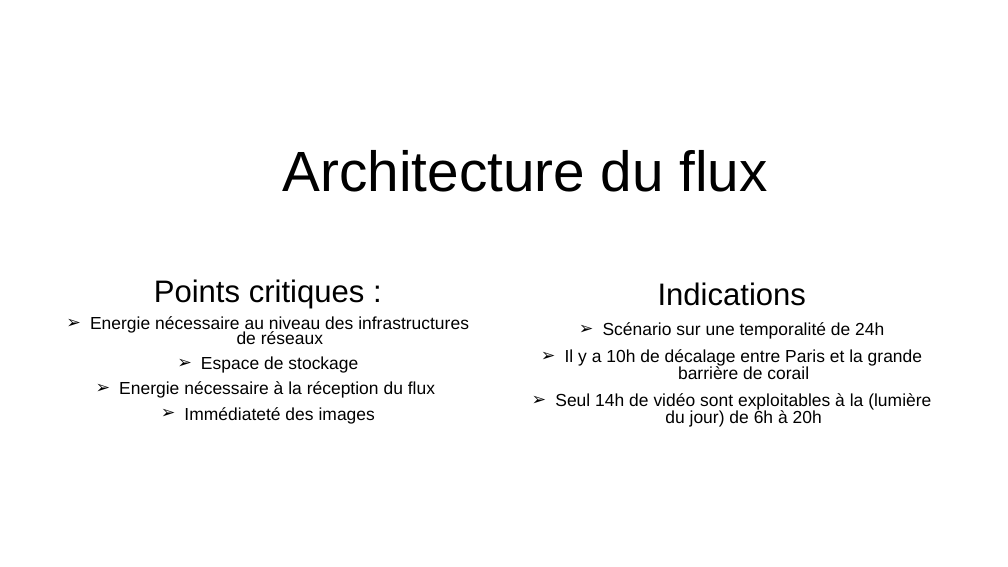
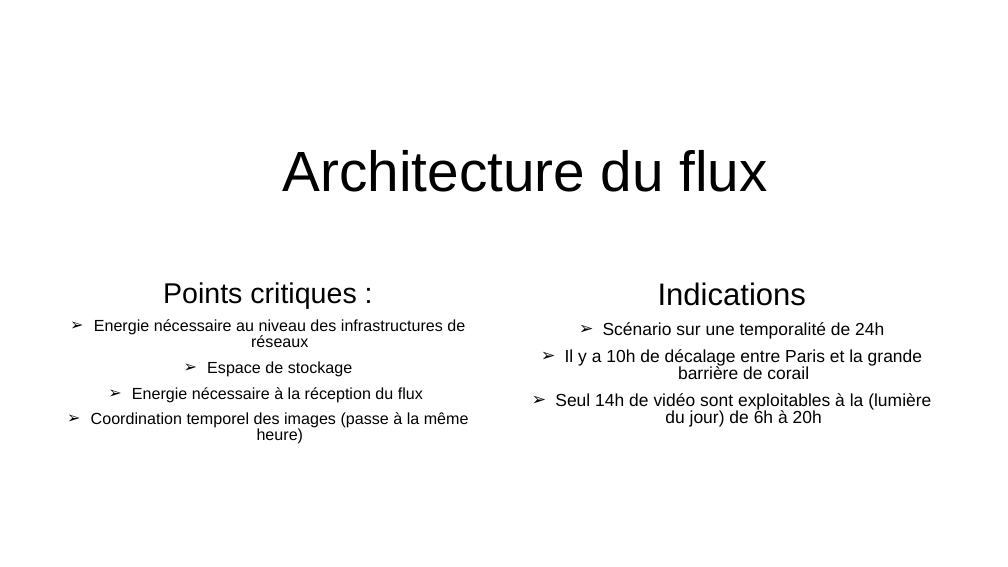
Before and after one commit to OceanStream-X-MiageSorbonne/Boitier, a slide deck: slide 1 of Documentation/Architecture/Architechture-Flux.pptx. Drawn at 1008x567 pixels with LibreOffice and Linux fonts; fonts in the diff are those of the drawing; background and template pictures are left out. Boxes give left, top, right and bottom in pixels: in the first picture for what was removed or moved away, otherwise in the second. Text is boxed around its words. In the diff, an @@ line names an element or a change of style, - is before the commit and + after.

```diff
--- a/Documentation/Architecture/Architechture-Flux.pptx
+++ b/Documentation/Architecture/Architechture-Flux.pptx
@@ subtitle at (x1=94, y1=282, x2=465, y2=402): size 29.6 to 27.2 pt in "Points critiques :"; size 16.6 to 15.3 pt in "Energie nécessaire au niveau des infrastructures de ...", "Espace de stockage", "Energie nécessaire à la réception du flux"; line spacing 0.7 to 0.8 @@
@@ subtitle at (x1=91, y1=412, x2=469, y2=444): text changed; size 16.6 to 15.3 pt @@
-➢ Immédiateté des images
+➢ Coordination temporel des images (passe à la même heure)
```
Also in this commit, not shown: 3 other slides changed, 1 other file.
